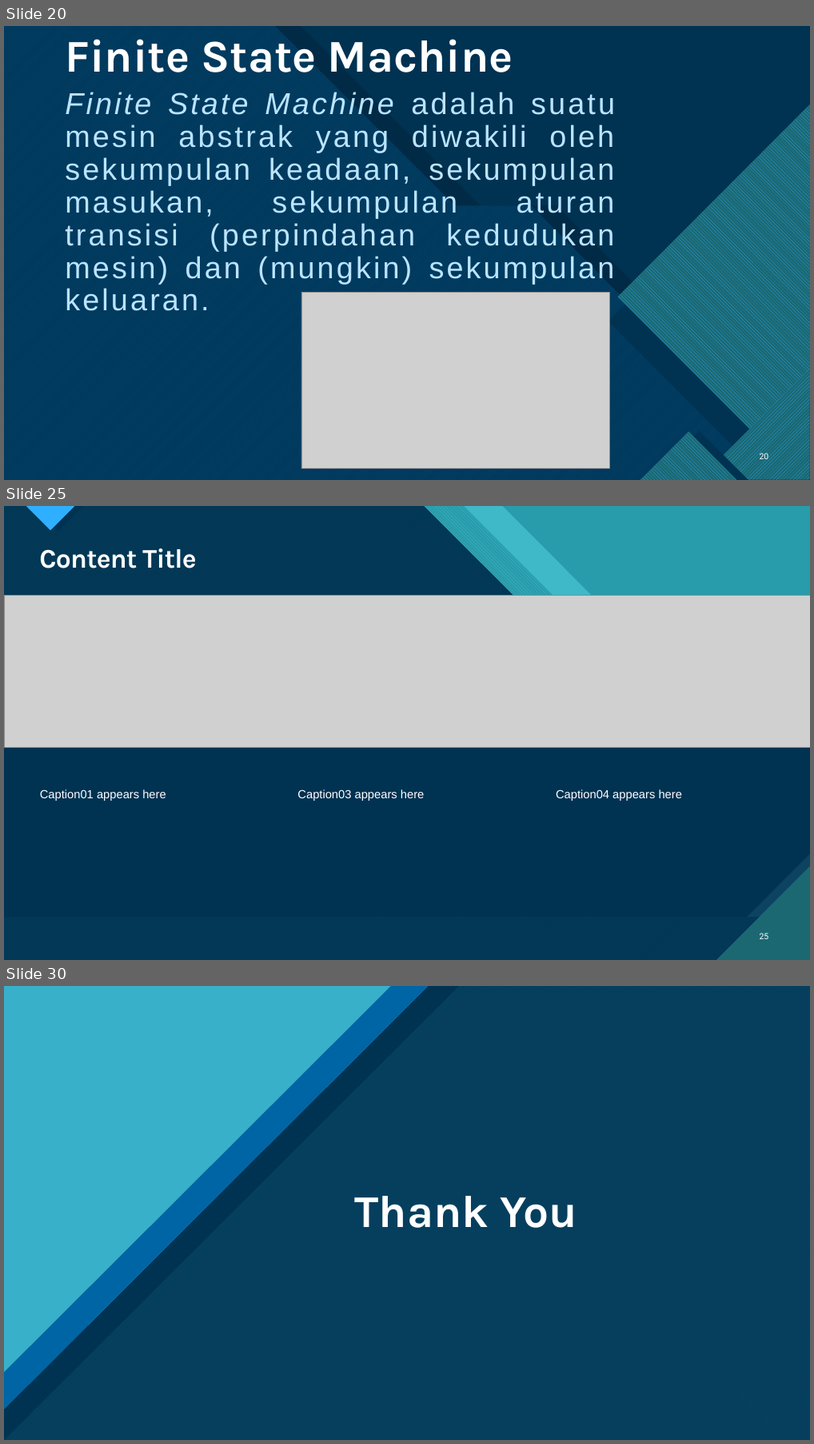
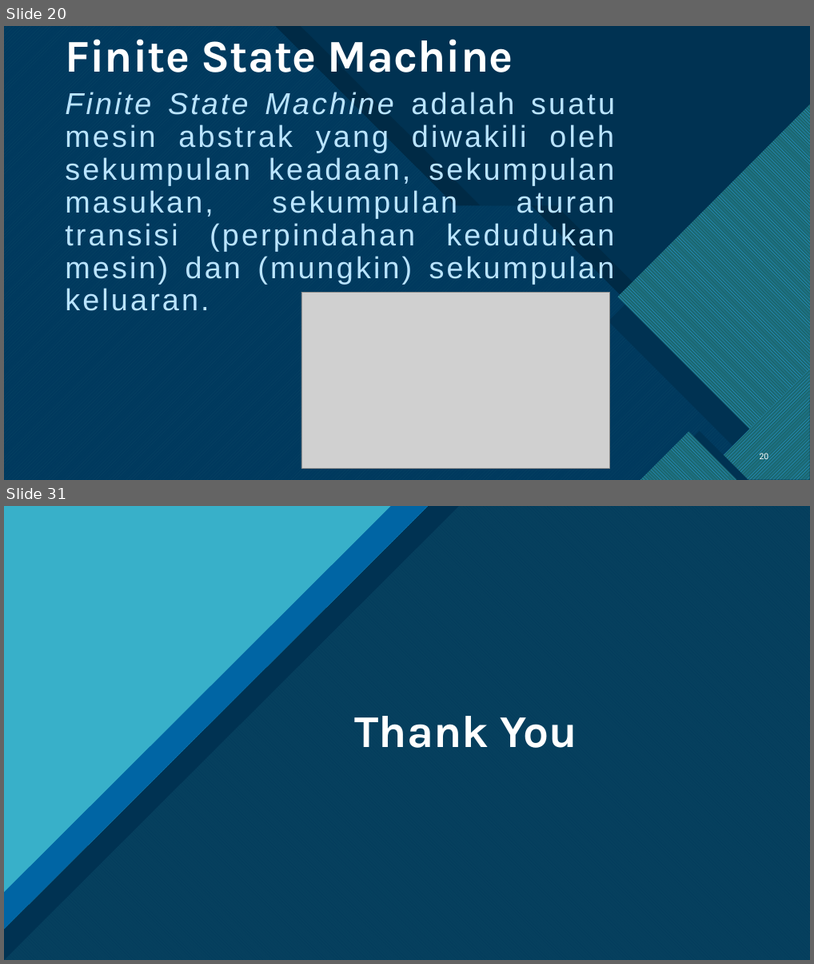
Before and after one commit to AggiaBintangRH/Skripsi, a slide deck: GAME SIMULASI KERJA PRAKTEK MAHASISWA FAKULTAS TEKNOLOGI INFORMASI.pptx. Shown one above the other, each under a label of ours: slides 20, 25 and 30 before the commit, slides 20 and 31 after it; the slides between them are not shown. The pictures are 814x1444 and 814x964 pixels, drawn with LibreOffice and Linux fonts; fonts in the diff are those of the drawing; grey boxes stand for pictures. Boxes give left, top, right and bottom in pixels: in the first picture for what was removed or moved away, otherwise in the second. Text is boxed around its words. In the diff, an @@ line names an element or a change of style, - is before the commit and + after.

```diff
--- a/GAME SIMULASI KERJA PRAKTEK MAHASISWA FAKULTAS TEKNOLOGI INFORMASI.pptx
+++ b/GAME SIMULASI KERJA PRAKTEK MAHASISWA FAKULTAS TEKNOLOGI INFORMASI.pptx
@@ slide 25 removed at [4, 506, 810, 960], background #47C3D3; not listed: 13 template elements that a slide beside it also shows @@
@@ rectangle removed at [4, 506, 810, 960] @@
@@ rectangle removed at [4, 506, 810, 960] @@
@@ freeform shape removed at [4, 506, 810, 960] @@
@@ freeform shape removed at [4, 506, 810, 960] @@
@@ freeform shape removed at [4, 506, 810, 960] @@
@@ title removed at [39, 548, 196, 568] @@
-Content Title
@@ picture removed at [4, 596, 810, 747] @@
@@ text removed at [40, 789, 166, 800] @@
-Caption01 appears here
@@ text removed at [298, 789, 424, 800] @@
-Caption03 appears here
@@ text removed at [556, 789, 682, 800] @@
-Caption04 appears here
@@ page number removed at [760, 932, 770, 939] @@
-25
@@ what was slide 30 is now slide 31 @@
```
Also in this commit, not shown: 1 slide changed, 9 slides added, 9 other slides removed.
